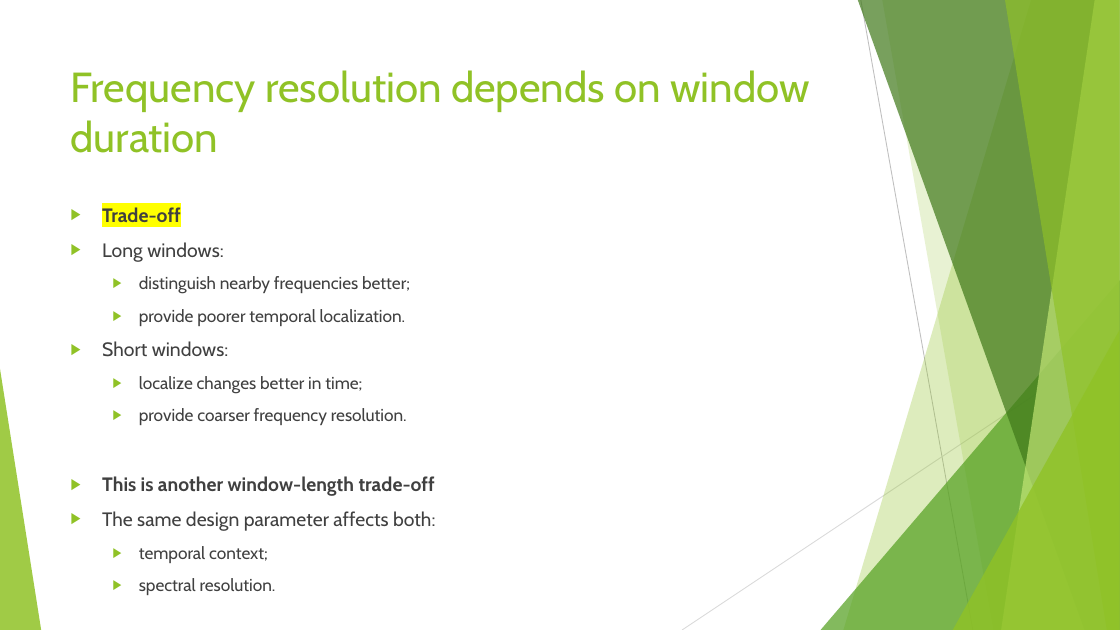
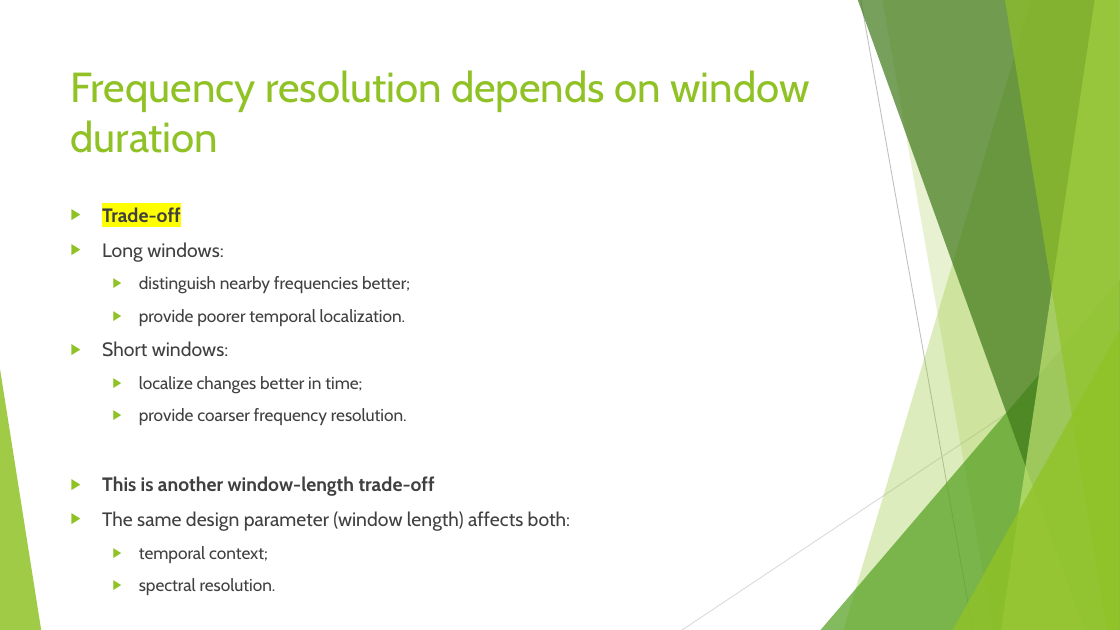
Before and after one commit to FranzGH/timeseries, a slide deck: slide 87 of Slides/03 Traditional Baselines and Feature-Based Machine Learning.pptx (slide 80 before the commit). Drawn at 1120x630 pixels with LibreOffice and Linux fonts; fonts in the diff are those of the drawing. Boxes give left, top, right and bottom in pixels: in the first picture for what was removed or moved away, otherwise in the second. Text is boxed around its words. In the diff, an @@ line names an element or a change of style, - is before the commit and + after.

```diff
--- a/Slides/03 Traditional Baselines and Feature-Based Machine Learning.pptx
+++ b/Slides/03 Traditional Baselines and Feature-Based Machine Learning.pptx
@@ text at (102, 511, 570, 531): text changed @@
-▶ The same design parameter affects both:
+▶ The same design parameter (window length) affects both:
```
Also in this commit, not shown: 34 other slides changed, 15 slides added, 4 slides removed.
